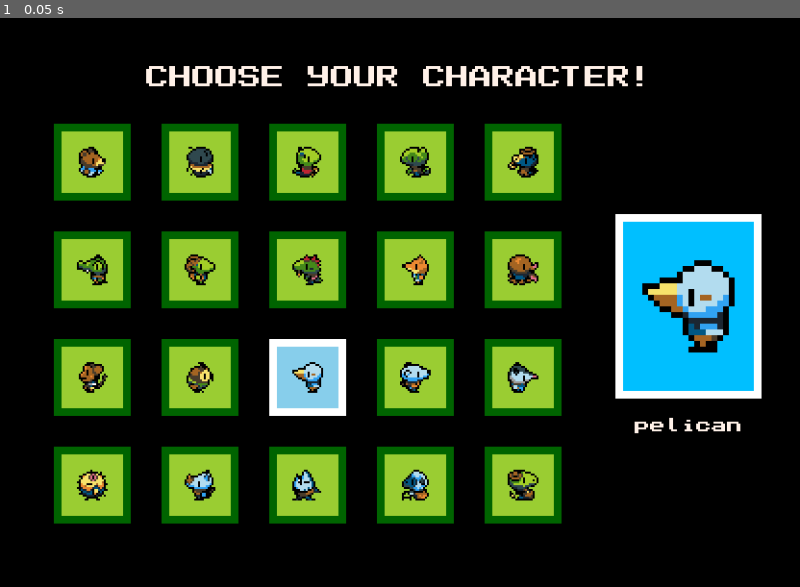
Above: before the commit, frame 1.
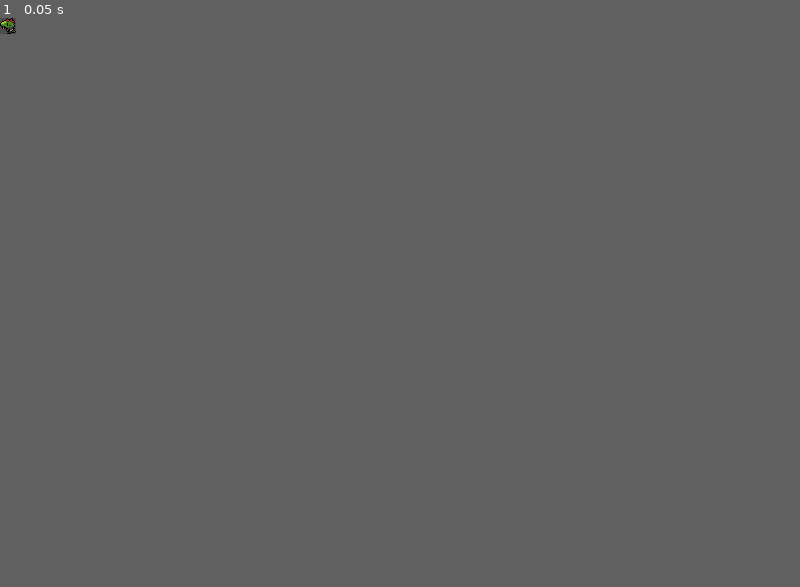
Above: after the commit, the same moment.

Repository: pilsef/drawing-nl
Game: Godot game, scene res://Root.tscn
Same seed, same stepped clock (60 frames per second), same inputs: the game is played once before the commit and once after it.
Inputs:
- Up to frame 1 (0.05 s): no input
In our replay, the window is 800x569 before the commit and 16x16 after it. These sizes can differ from the game's own. Grey fills any space a smaller window leaves; there, only what the larger window draws over its background counts as a difference.

The runs differ from the first frame. In frame 1, 33% of the frame differs, in the area x 0-96%, y 0-89%.

Commit message:
fix 1 pixel off

Diff:
--- a/Boot.gd
+++ b/Boot.gd
@@ -8,7 +8,6 @@
 	var gu_root = rq_gu_root.exec()
 	add_child(gu_root)
 	gu_root.position -= gu_root.bounds.position
-	gu_root.position.x += 1
 
 	set_initial_window(gu_root.bounds.size)
 
--- a/Root.tscn
+++ b/Root.tscn
@@ -1,14 +1,11 @@
-[gd_scene load_steps=5 format=3 uid="uid://dsrjwy4mgqm0f"]
+[gd_scene load_steps=4 format=3 uid="uid://dsrjwy4mgqm0f"]
 
 [ext_resource type="Script" path="res://Boot.gd" id="1_i05s4"]
-[ext_resource type="Script" path="res://fn/examples/FnGuCharacterSelection.gd" id="2_pd1a4"]
-[ext_resource type="Texture2D" uid="uid://dwhg302a5vugv" path="res://tex/animals/pelican.png" id="3_cl3lq"]
+[ext_resource type="Script" path="res://fn/FnGu.gd" id="2_iohis"]
 
-[sub_resource type="Resource" id="Resource_8welw"]
-script = ExtResource("2_pd1a4")
-tex_animal_selected = ExtResource("3_cl3lq")
+[sub_resource type="Resource" id="Resource_rp772"]
+script = ExtResource("2_iohis")
 
 [node name="Root" type="Node2D"]
-position = Vector2(-1, 0)
 script = ExtResource("1_i05s4")
-rq_gu_root = SubResource("Resource_8welw")
+rq_gu_root = SubResource("Resource_rp772")
--- a/fn/FnGu.gd
+++ b/fn/FnGu.gd
@@ -3,7 +3,7 @@
 class_name FnGu
 
 func exec():
-	return bordered(Color.RED, 3, textd("hello")).exec()
+	return img(load("res://tex/animals/dragon.png")).exec()
 
 static func bordered(color:Color, width:int, rq_gu:Fn = null):
 	var rq_bordered = FnGuBordered.new()
